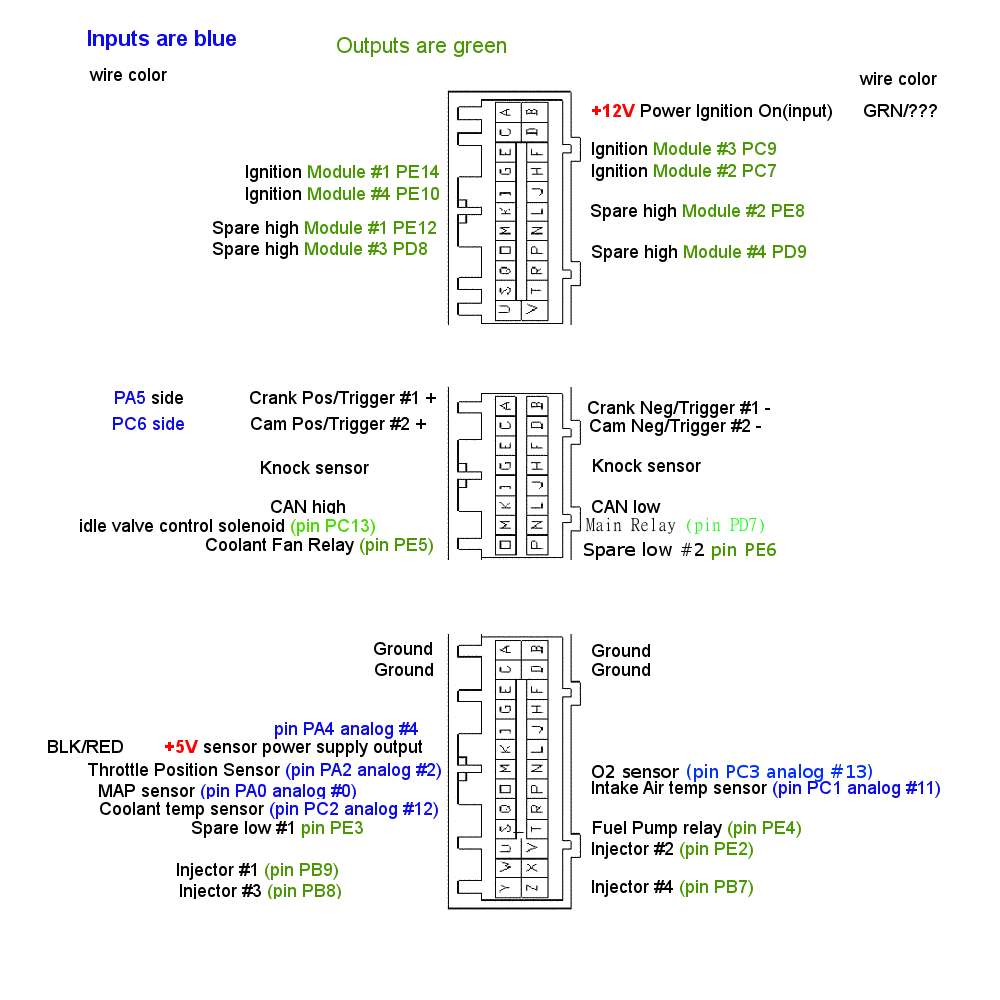
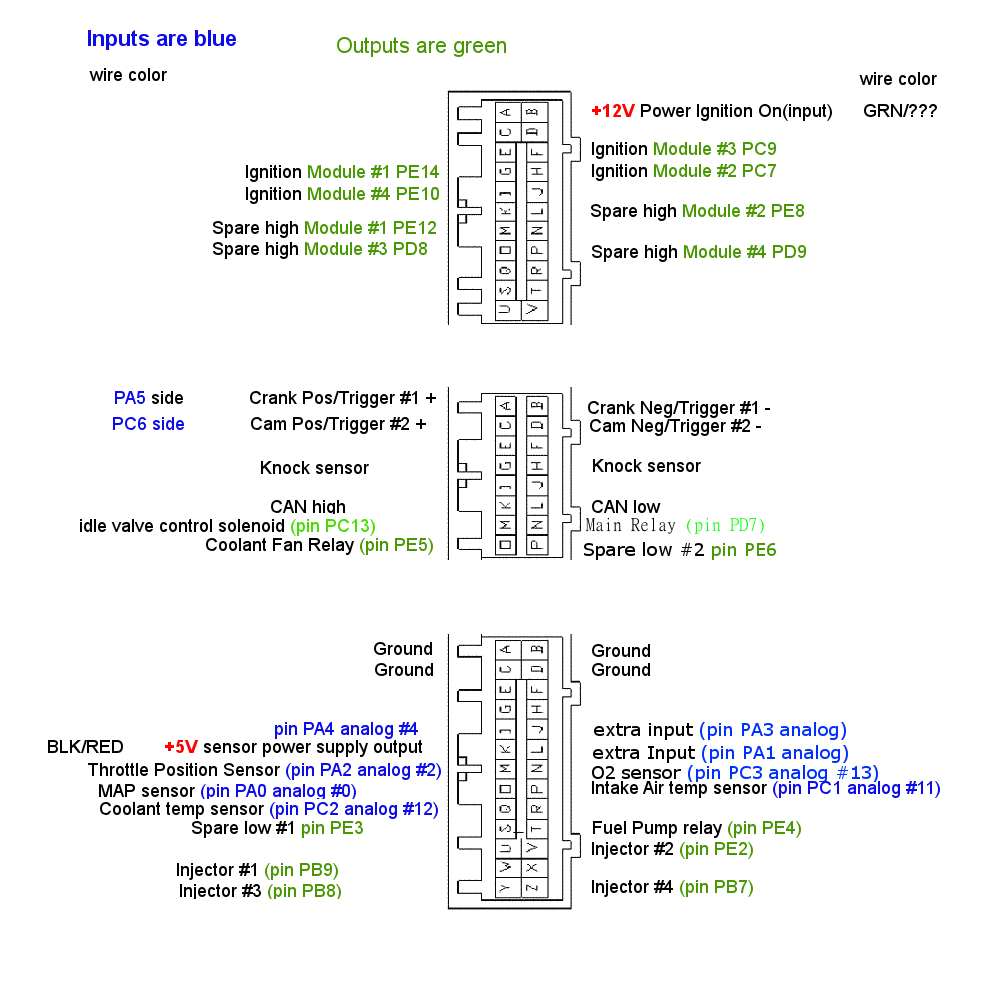
Two versions of the same layered image (w=1000, h=1000). Layer-by-layer changes:
added layer "extra Input (pin PA1 analog) a..." above "extra input (pin PA3 analog)" over [593, 745, 848, 763]
added layer "extra input (pin PA3 analog)" above "O2 sensor (pin PC3 analog #13)..." over [594, 722, 846, 740]
painted on "O2 sensor (pin PC3 analog #13)..." over [592, 764, 878, 782]
